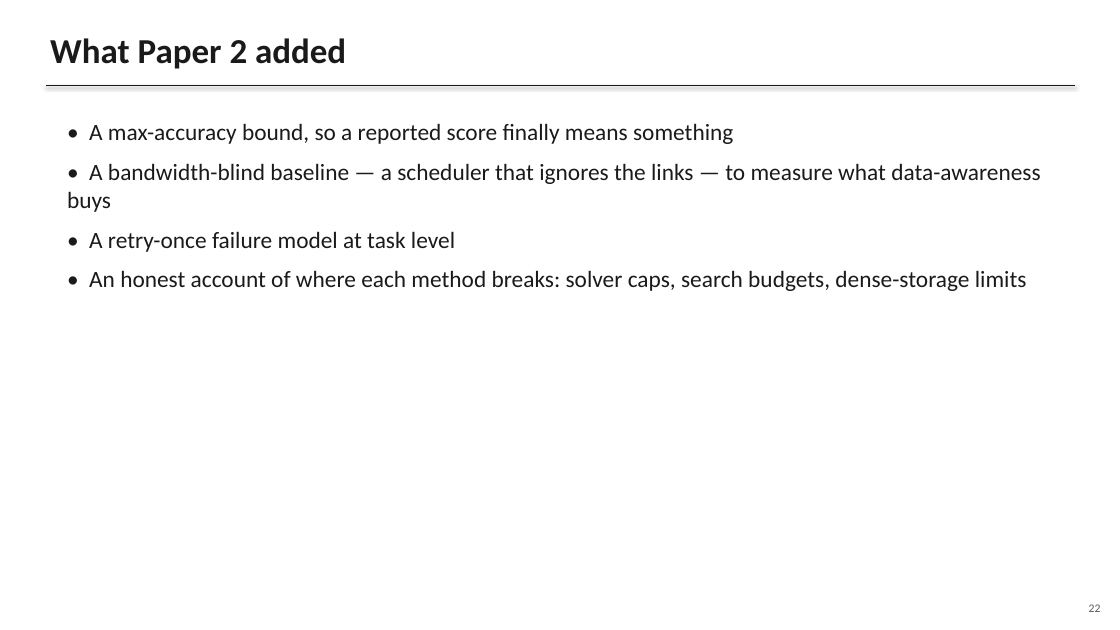
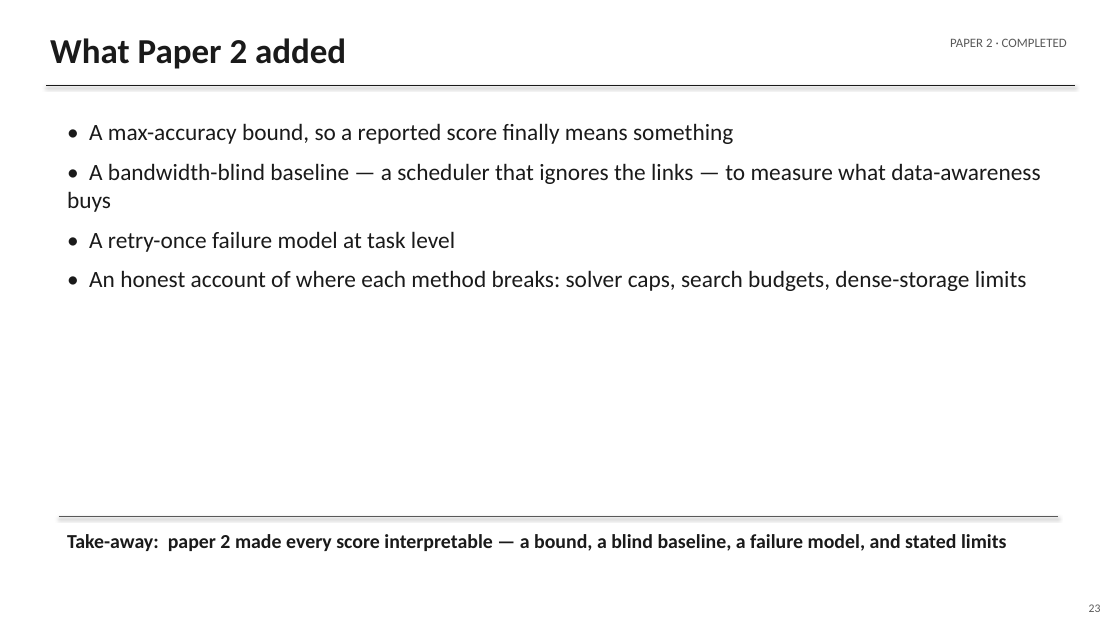
Before and after one commit to gayanigupta/data-aware-scheduling, a slide deck: slide 23 of slides/data-aware-scheduling.pptx (slide 22 before the commit). Drawn at 1120x630 pixels with LibreOffice and Linux fonts; fonts in the diff are those of the drawing. Boxes give left, top, right and bottom in pixels: in the first picture for what was removed or moved away, otherwise in the second. Text is boxed around its words. In the diff, an @@ line names an element or a change of style, - is before the commit and + after.

Commit message:
Restructure proposal deck to proposal-defense organization
- Numbered sections (1-7) with a running section tag on every
  slide so the structure is always visible
- New "Inputs and decisions" slide: a table stating which
  symbols are fixed inputs and which two are decided,
  mirroring the paper abstract
- Failure->repair flow diagram on the Paper 3 scenario slide
- Take-away lines on every experimental and key content slide
- Rewrote method-steps, hypotheses, risks, and conclusion
  slides into complete plain sentences

```diff
--- a/slides/data-aware-scheduling.pptx
+++ b/slides/data-aware-scheduling.pptx
@@ text added at (950,38,1067,47), 11 pt, text #595959 @@
+PAPER 2 · COMPLETED
@@ line added from (59, 517) to (1059, 517), #595959 0.75 pt @@
@@ text added at (67,534,1007,551), 17 pt, text #1A1A1A, bold @@
+Take-away: paper 2 made every score interpretable — a bound, a blind baseline, a failure model, and stated limits
```
Also in this commit, not shown: 45 other slides changed, 1 slide added, 1 other file.
